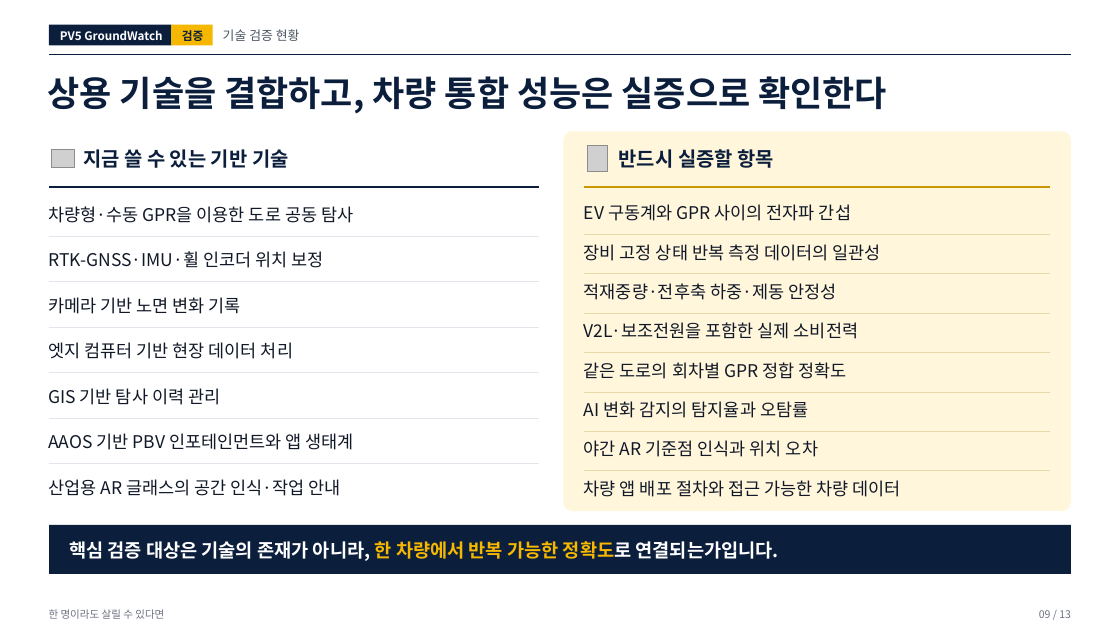
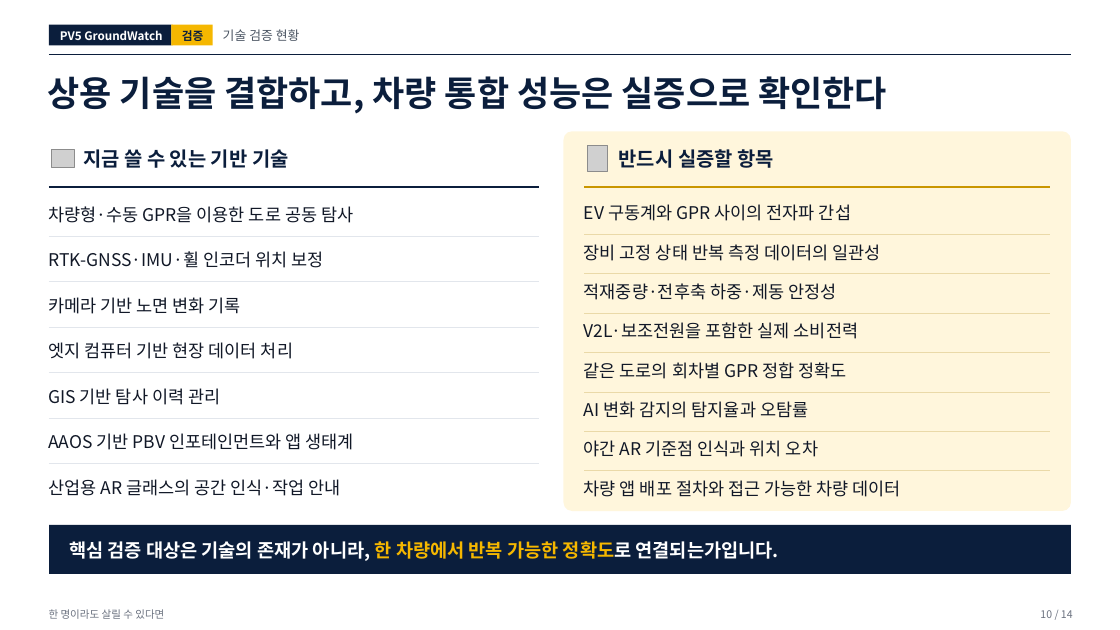
Before and after one commit to woojin-choe/pv5-hose-lab, a slide deck: slide 10 of ppt_all/PV5_GroundWatch_10_19.pptx (slide 9 before the commit). Drawn at 1120x630 pixels with LibreOffice and Linux fonts; fonts in the diff are those of the drawing; grey boxes stand for pictures. Boxes give left, top, right and bottom in pixels: in the first picture for what was removed or moved away, otherwise in the second. Text is boxed around its words. In the diff, an @@ line names an element or a change of style, - is before the commit and + after.

```diff
--- a/ppt_all/PV5_GroundWatch_10_19.pptx
+++ b/ppt_all/PV5_GroundWatch_10_19.pptx
@@ text at [1040,610,1073,618]: text changed @@
-09 / 13
+10 / 14
```
Also in this commit, not shown: 10 other slides changed, 2 slides added, 1 slide removed, 3 other files.
